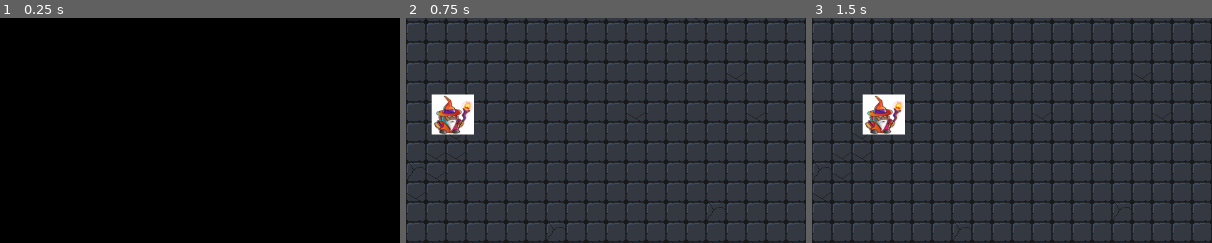
Above: before the commit, frames 1-3 (left to right).
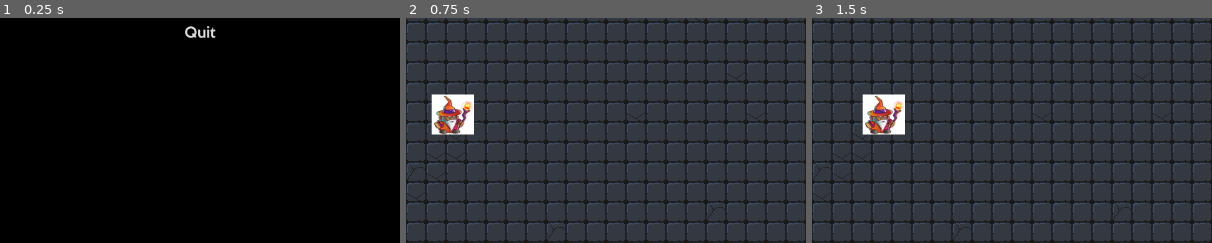
Above: after the commit, the same moments.

Repository: jeremiah-crosby/wizard-conquest-godot
Game: Godot game, scene res://MainScene.tscn
Same seed, same stepped clock (60 frames per second), same inputs: the game is played once before the commit and once after it.
Inputs:
- Up to frame 1 (0.25 s): no input
- Up to frame 2 (0.75 s): click "Start" at 0.5 s
- Up to frame 3 (1.5 s): tap Enter at 1.25 s; hold Right (play_move_right) from 1.28 s (still down)
The pictures show only the part of the screen within x 25-75%, y 35-85%; the shares and areas given below are measured in that part.

The runs differ from the first frame. In frame 1, 0.2% of the frame differs, in the area x 46-54%, y 3-9%; in frame 2, nothing differs; in frame 3, nothing differs.

Commit message:
Add quit button to title screen

Diff:
--- a/title/TitleScreen.gd
+++ b/title/TitleScreen.gd
@@ -10,3 +10,7 @@
 func _on_StartButton_pressed():
 	print("Start game pressed")
 	emit_signal("start_game")
+
+
+func _on_Button_pressed():
+	get_tree().quit()
--- a/title/TitleScreen.tscn
+++ b/title/TitleScreen.tscn
@@ -55,4 +55,14 @@
 text = "Start"
 flat = true
 
+[node name="Button" type="Button" parent="PanelContainer/MarginContainer/VBoxContainer"]
+margin_left = 515.0
+margin_top = 187.0
+margin_right = 565.0
+margin_bottom = 214.0
+size_flags_horizontal = 4
+size_flags_vertical = 4
+text = "Quit"
+
 [connection signal="pressed" from="PanelContainer/MarginContainer/VBoxContainer/StartButton" to="." method="_on_StartButton_pressed"]
+[connection signal="pressed" from="PanelContainer/MarginContainer/VBoxContainer/Button" to="." method="_on_Button_pressed"]
